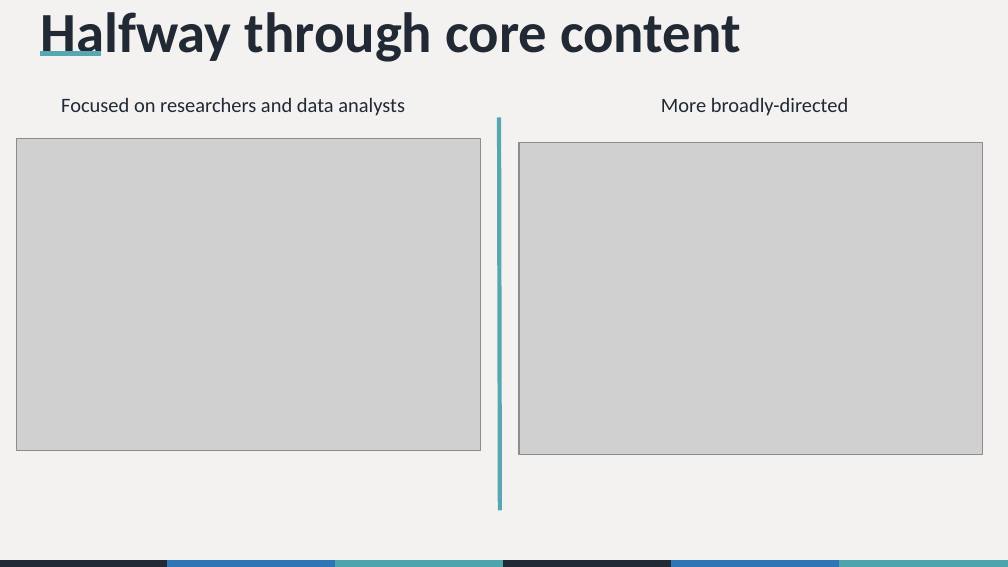
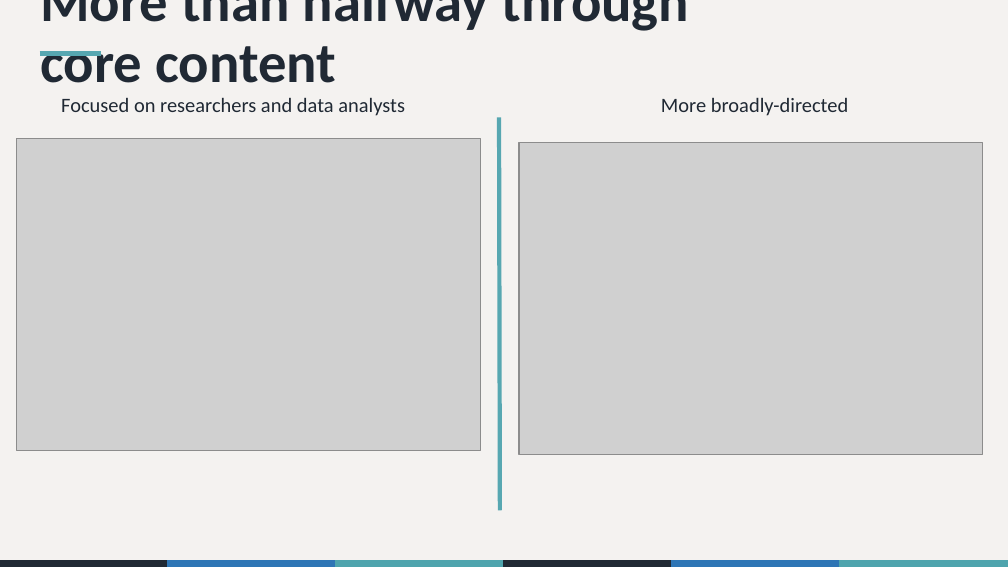
Before and after one commit to the-graph-courses/aiw_2026_t3_materials, a slide deck: slide 25 of week_03_workshop/aiw_workshop_03_slides.pptx (slide 31 before the commit). Drawn at 1008x567 pixels with LibreOffice and Linux fonts; fonts in the diff are those of the drawing; grey boxes stand for pictures. Boxes give left, top, right and bottom in pixels: in the first picture for what was removed or moved away, otherwise in the second. Text is boxed around its words. In the diff, an @@ line names an element or a change of style, - is before the commit and + after.

```diff
--- a/week_03_workshop/aiw_workshop_03_slides.pptx
+++ b/week_03_workshop/aiw_workshop_03_slides.pptx
@@ title at [40, 0, 689, 83]: text changed @@
-Halfway through core content
+More than halfway through core content
```
Also in this commit, not shown: 4 other slides changed, 1 slide added, 7 slides removed, 7 other files.
